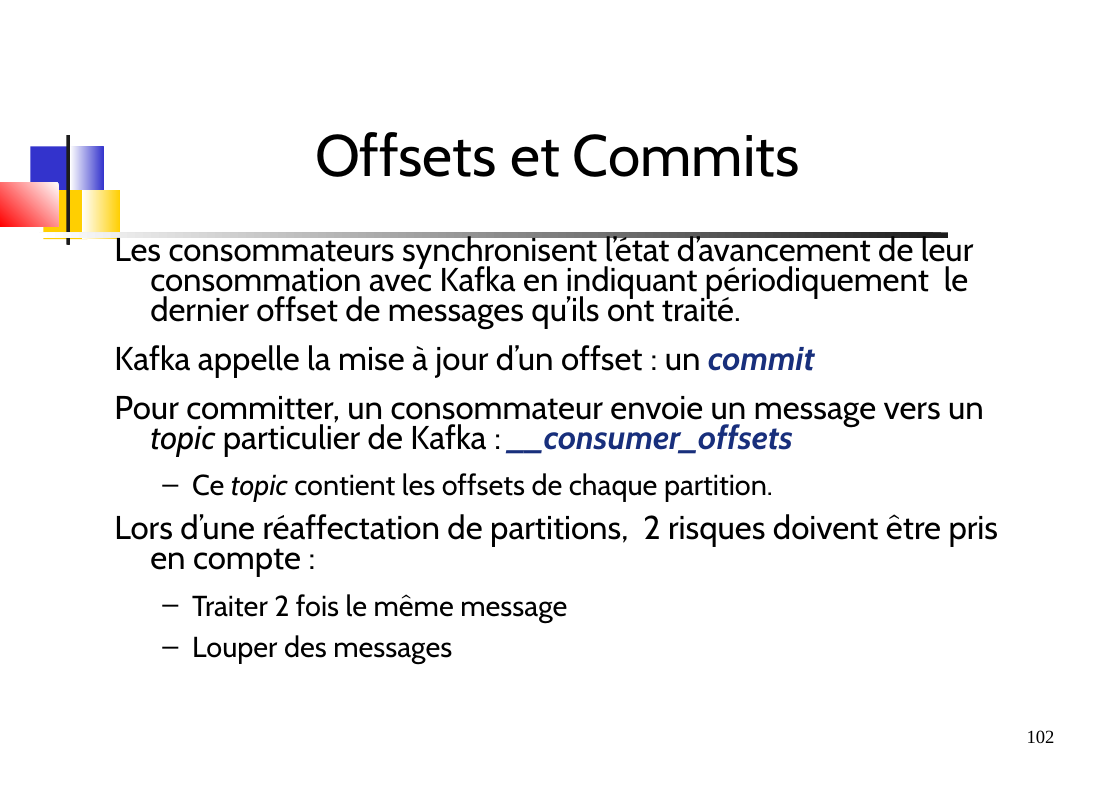
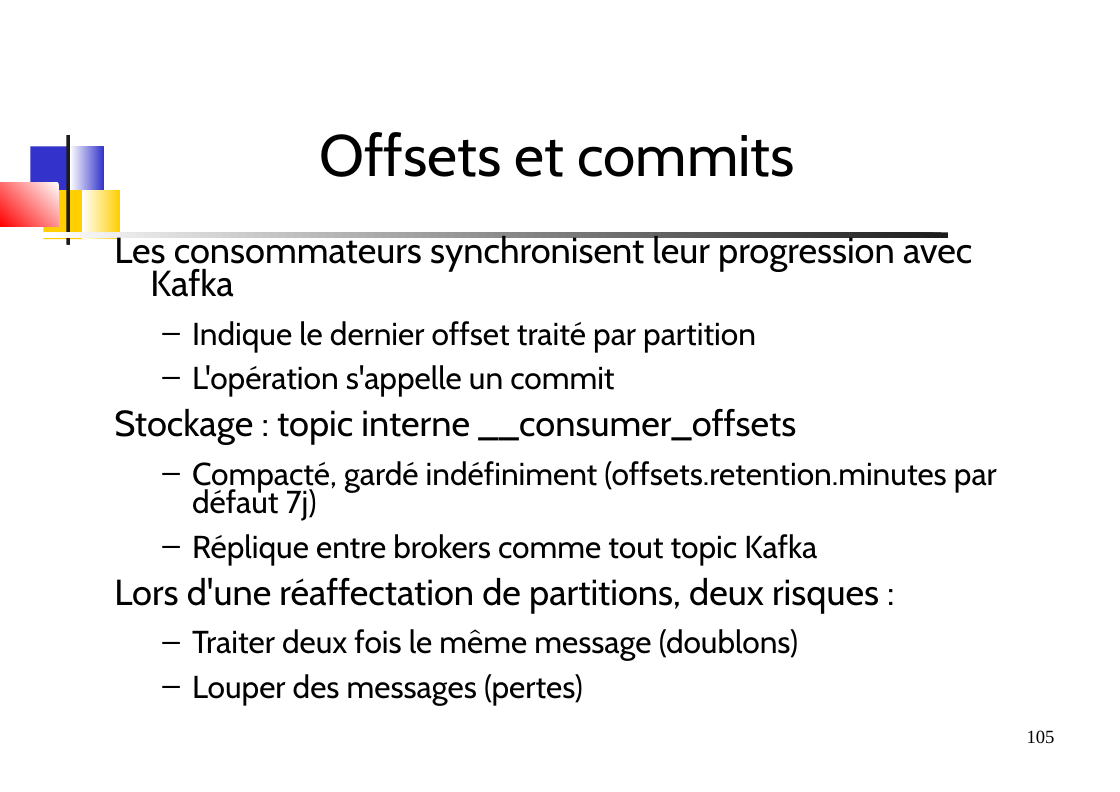
Before and after one commit to dthibau/kafka, a slide deck: slide 105 of KafkaAdmin.odp (slide 102 before the commit). Drawn at 1120x792 pixels with LibreOffice and Linux fonts; fonts in the diff are those of the drawing. Boxes give left, top, right and bottom in pixels: in the first picture for what was removed or moved away, otherwise in the second. Text is boxed around its words. In the diff, an @@ line names an element or a change of style, - is before the commit and + after.

```diff
--- a/KafkaAdmin.odp
+++ b/KafkaAdmin.odp
@@ title at (x1=320, y1=132, x2=794, y2=177): text changed @@
-Offsets et Commits
+Offsets et commits
@@ text at (x1=114, y1=232, x2=997, y2=704): text changed; size 24.8 to 23.8 pt @@
-Les consommateurs synchronisent l’état d’avancement de leur consommation avec Kafka en indiquant périodiquement le dernier offset de messages qu’ils ont traité.
-Kafka appelle la mise à jour d’un offset : un commit
-Pour committer, un consommateur envoie un message vers un topic particulier de Kafka : __consumer_offsets
-  – Ce topic contient les offsets de chaque partition.
-Lors d’une réaffectation de partitions, 2 risques doivent être pris en compte :
-  – Traiter 2 fois le même message
-  – Louper des messages
+Les consommateurs synchronisent leur progression avec Kafka
+  – Indique le dernier offset traité par partition
+  – L'opération s'appelle un commit
+Stockage : topic interne __consumer_offsets
+  – Compacté, gardé indéfiniment (offsets.retention.minutes par défaut 7j)
+  – Réplique entre brokers comme tout topic Kafka
+Lors d'une réaffectation de partitions, deux risques :
+  – Traiter deux fois le même message (doublons)
+  – Louper des messages (pertes)
@@ page number at (x1=1027, y1=730, x2=1055, y2=743): text changed @@
-102
+105
```
Also in this commit, not shown: 55 other slides changed, 98 slides added, 73 slides removed, 23 other files.
